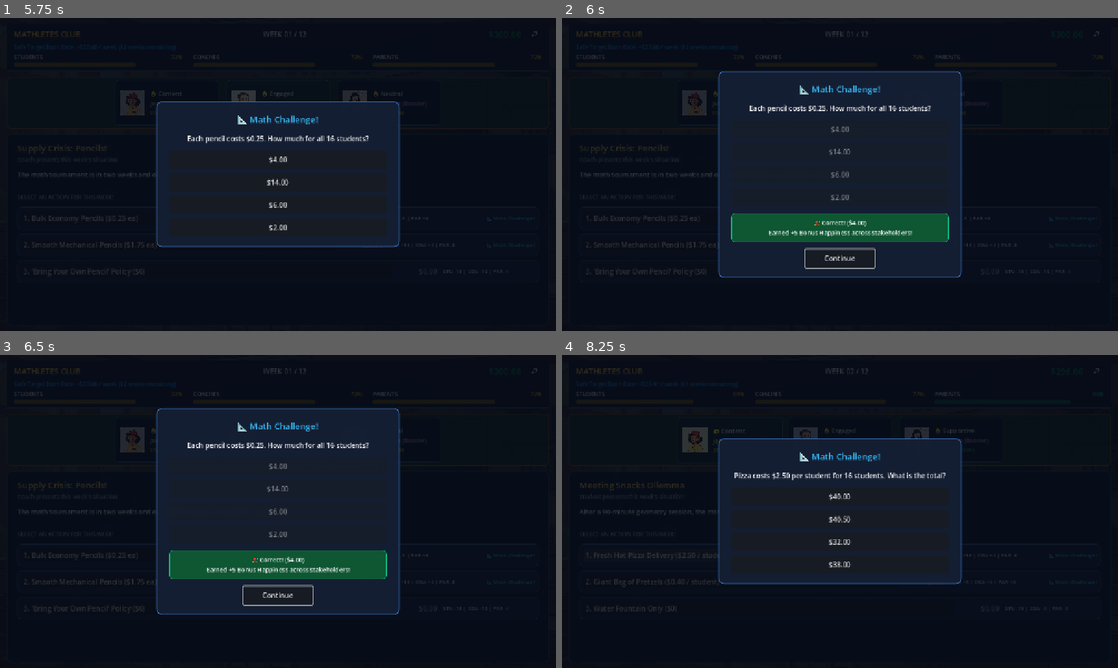
Above: before the commit, frames 1-4 (two rows, left to right).
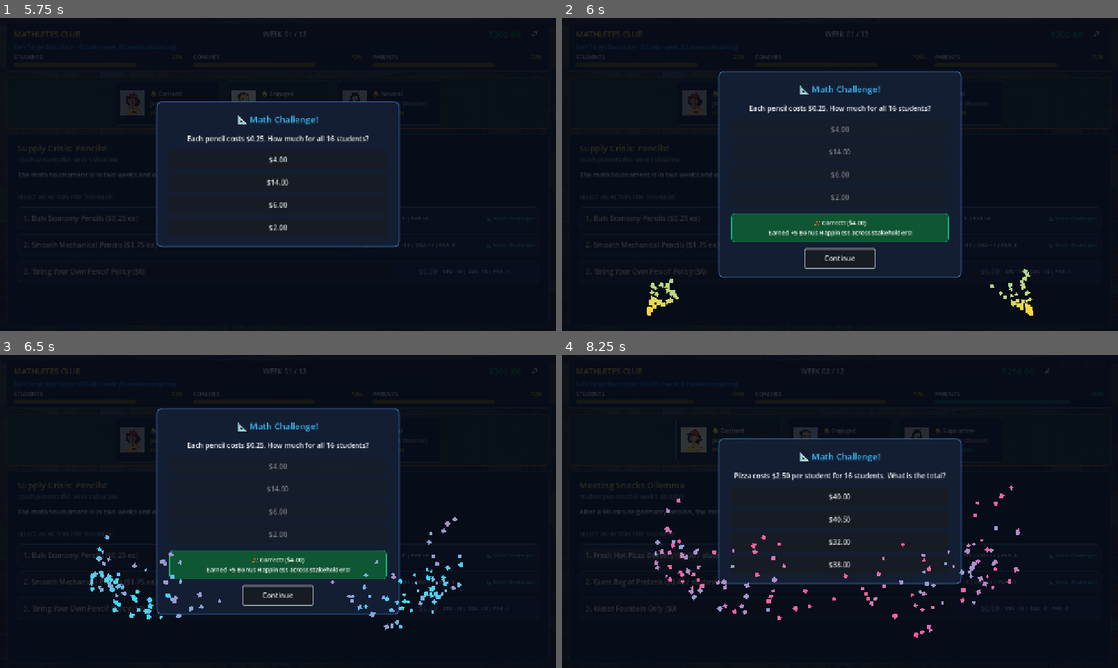
Above: after the commit, the same moments.

Repository: primarykeytech/club-budget-the-game-godot
Game: Godot game, scene res://scenes/main.tscn
Same seed, same stepped clock (60 frames per second), same inputs: the game is played once before the commit and once after it.
Inputs:
- Up to frame 1 (5.75 s): click "Start Club Season" at 0.5 s; click "Launch Season 🚀" at 1.25 s; click "🔊" at 2 s; click "🔇" at 2.75 s; click "1. Bulk Economy Pencils ($0.2…" at 3.5 s; click "2. Smooth Mechanical Pencils …" at 4.25 s; click "3. 'Bring Your Own Pencil' Po…" at 5 s
- Up to frame 2 (6 s): click "$4.00" at 5.75 s
- Up to frame 3 (6.5 s): no input
- Up to frame 4 (8.25 s): click "Continue" at 6.5 s; click "Advance to Next Week" at 7.25 s; click "1. Fresh Hot Pizza Delivery (…" at 8 s

Frame 1 is identical in both runs. In frame 2, 0.4% of the frame differs, in the area x 15-85%, y 80-96%; in frame 3, 1.0%; in frame 4, 1.2%, in the area x 16-97%, y 4-91%.

Commit message:
feat: complete Phase 4 - juice and polish (rolling counters, floating indicators, confetti cannons, modal bounce, screen shake)

Diff:
--- /dev/null
+++ b/scenes/ui/effects/confetti_burst.tscn
@@ -0,0 +1,46 @@
+[gd_scene load_steps=3 format=3 uid="uid://df7k4m9p2v1x3"]
+
+[ext_resource type="Script" path="res://scripts/ui/effects/confetti_burst.gd" id="1_confetti"]
+
+[sub_resource type="Gradient" id="Gradient_confetti"]
+offsets = PackedFloat32Array(0, 0.2, 0.4, 0.6, 0.8, 1)
+colors = PackedColorArray(1, 0.839216, 0.239216, 1, 0.239216, 0.839216, 1, 1, 1, 0.352941, 0.627451, 1, 0.352941, 0.901961, 0.470588, 1, 0.901961, 0.470588, 1, 1, 1, 0.941176, 0.588235, 0)
+
+[node name="ConfettiBurst" type="Node2D"]
+script = ExtResource("1_confetti")
+
+[node name="LeftParticles" type="CPUParticles2D" parent="."]
+position = Vector2(200, 680)
+emitting = false
+amount = 65
+lifetime = 2.2
+one_shot = true
+explosiveness = 0.85
+direction = Vector2(0.6, -1)
+spread = 28.0
+gravity = Vector2(0, 360)
+initial_velocity_min = 340.0
+initial_velocity_max = 580.0
+angular_velocity_min = -240.0
+angular_velocity_max = 240.0
+scale_amount_min = 6.0
+scale_amount_max = 11.0
+color_ramp = SubResource("Gradient_confetti")
+
+[node name="RightParticles" type="CPUParticles2D" parent="."]
+position = Vector2(1080, 680)
+emitting = false
+amount = 65
+lifetime = 2.2
+one_shot = true
+explosiveness = 0.85
+direction = Vector2(-0.6, -1)
+spread = 28.0
+gravity = Vector2(0, 360)
+initial_velocity_min = 340.0
+initial_velocity_max = 580.0
+angular_velocity_min = -240.0
+angular_velocity_max = 240.0
+scale_amount_min = 6.0
+scale_amount_max = 11.0
+color_ramp = SubResource("Gradient_confetti")
--- /dev/null
+++ b/scripts/ui/effects/confetti_burst.gd
@@ -0,0 +1,20 @@
+class_name ConfettiBurst
+extends Node2D
+
+@onready var left_particles: CPUParticles2D = $LeftParticles
+@onready var right_particles: CPUParticles2D = $RightParticles
+
+func _ready() -> void:
+	burst()
+
+func burst() -> void:
+	if left_particles:
+		left_particles.restart()
+		left_particles.emitting = true
+	if right_particles:
+		right_particles.restart()
+		right_particles.emitting = true
+
+	# Auto-free after particles fade
+	var timer := get_tree().create_timer(3.0)
+	timer.timeout.connect(queue_free)
--- /dev/null
+++ b/scripts/ui/effects/floating_indicator.gd
@@ -0,0 +1,19 @@
+class_name FloatingIndicator
+extends Label
+
+## Spawns an animated floating delta label that floats upward and fades out.
+static func spawn(parent: Node, text: String, color: Color, start_pos: Vector2, font_size: int = 16) -> FloatingIndicator:
+	var indicator := FloatingIndicator.new()
+	indicator.text = text
+	indicator.modulate = color
+	indicator.position = start_pos
+	indicator.add_theme_font_size_override("font_size", font_size)
+	indicator.mouse_filter = Control.MOUSE_FILTER_IGNORE
+	indicator.top_level = false
+	parent.add_child(indicator)
+
+	var tween := indicator.create_tween().set_parallel(true)
+	tween.tween_property(indicator, "position:y", start_pos.y - 36.0, 0.95).set_trans(Tween.TRANS_CUBIC).set_ease(Tween.EASE_OUT)
+	tween.tween_property(indicator, "modulate:a", 0.0, 0.85).set_delay(0.25)
+	tween.chain().tween_callback(indicator.queue_free)
+	return indicator
--- a/scripts/ui/game_controller.gd
+++ b/scripts/ui/game_controller.gd
@@ -73,10 +73,12 @@
 		var outcome := state.apply_event(event)
 		hud.update_hud(state)
 		stage_view.update_stage("Coach", state.happiness)
+		stage_view.show_morale_deltas(outcome["effects"])
 
 		var loss_check := state.check_immediate_loss()
 		if loss_check["lost"]:
 			_play_sfx("game_over")
+			_shake_gameplay_view(12.0)
 			end_game_modal.open_game_over(loss_check["reason"], state)
 			return
 
@@ -111,6 +113,7 @@
 		_play_sfx("correct")
 	else:
 		_play_sfx("alarm")
+		_shake_gameplay_view(5.0)
 	_resolve_choice(was_correct)
 
 func _resolve_choice(math_correct: Variant) -> void:
@@ -126,10 +129,12 @@
 
 	hud.update_hud(state)
 	stage_view.update_stage(pending_choice.reaction, state.happiness)
+	stage_view.show_morale_deltas(outcome["effects"])
 
 	var loss_check := state.check_immediate_loss()
 	if loss_check["lost"]:
 		_play_sfx("game_over")
+		_shake_gameplay_view(12.0)
 		end_game_modal.open_game_over(loss_check["reason"], state)
 		return
 
@@ -169,6 +174,16 @@
 	summary_modal.visible = false
 	end_game_modal.visible = false
 
+func _shake_gameplay_view(intensity: float = 6.0) -> void:
+	if not is_inside_tree() or not gameplay_view:
+		return
+	var orig_pos: Vector2 = gameplay_view.position
+	var tween := create_tween()
+	for i in range(4):
+		var offset := Vector2(randf_range(-intensity, intensity), randf_range(-intensity, intensity))
+		tween.tween_property(gameplay_view, "position", orig_pos + offset, 0.04)
+	tween.tween_property(gameplay_view, "position", orig_pos, 0.04)
+
 func _unhandled_input(event: InputEvent) -> void:
 	if not gameplay_view.visible:
 		return
--- a/scripts/ui/hud.gd
+++ b/scripts/ui/hud.gd
@@ -15,6 +15,9 @@
 
 @onready var parent_bar: ProgressBar = $VBox/MoraleRow/ParentCol/ParentBar
 @onready var parent_pct_label: Label = $VBox/MoraleRow/ParentCol/Header/ParentPctLabel
+
+var displayed_budget: float = -1.0
+var warning_tween: Tween = null
 
 func _ready() -> void:
 	mute_btn.pressed.connect(_on_mute_pressed)
@@ -38,14 +41,8 @@
 	club_name_label.text = state.club_name.to_upper()
 	week_label.text = "WEEK %02d / %02d" % [state.current_week, state.total_weeks]
 
-	# Budget display with formatting
-	budget_label.text = "$%.2f" % state.budget
-	if state.budget < 30.0:
-		budget_label.modulate = Color("#ef4444") # Red
-	elif state.budget < 100.0:
-		budget_label.modulate = Color("#f59e0b") # Amber
-	else:
-		budget_label.modulate = Color("#10b981") # Green
+	# Animate Rolling Budget Counter
+	_animate_budget(state.budget, state.last_transaction_delta, animated)
 
 	# Target Burn Rate or Danger Warning
 	var min_happiness: float = minf(
@@ -56,13 +53,17 @@
 	if min_happiness < 40.0:
 		burn_rate_label.text = "⚠️ CRITICAL MORALE DANGER: SCORE < 40% TRIGGERS LOSS!"
 		burn_rate_label.modulate = Color("#ef4444")
+		_pulse_warning()
 	elif min_happiness < 48.0:
 		burn_rate_label.text = "⚠️ MORALE WARNING: STAKEHOLDER MORALE NEARING DANGER ZONE (< 40%)"
 		burn_rate_label.modulate = Color("#f59e0b")
+		_stop_pulse_warning()
 	elif state.budget < 30.0:
 		burn_rate_label.text = "⚠️ LOW BUDGET WARNING: AVOID DEFICIT TO PREVENT BANKRUPTCY!"
 		burn_rate_label.modulate = Color("#ef4444")
+		_pulse_warning()
 	else:
+		_stop_pulse_warning()
 		var weeks_left: int = maxi(1, state.total_weeks - state.current_week + 1)
 		var safe_rate: float = state.budget / float(weeks_left)
 		burn_rate_label.text = "Safe Target Burn Rate: ~$%.2f / week (%d weeks remaining)" % [safe_rate, weeks_left]
@@ -72,6 +73,59 @@
 	_update_morale_gauge(student_bar, student_pct_label, float(state.happiness.get("students", 70.0)), animated)
 	_update_morale_gauge(coach_bar, coach_pct_label, float(state.happiness.get("coaches", 70.0)), animated)
 	_update_morale_gauge(parent_bar, parent_pct_label, float(state.happiness.get("parents", 70.0)), animated)
+
+func _animate_budget(target_budget: float, delta: float, animated: bool) -> void:
+	if displayed_budget < 0.0 or not animated or not is_inside_tree():
+		displayed_budget = target_budget
+		budget_label.text = "$%.2f" % target_budget
+		_set_budget_color(target_budget)
+		return
+
+	# Floating Delta Popup
+	if delta != 0.0:
+		var sign_str := "+" if delta > 0.0 else ""
+		var col := Color("#10b981") if delta > 0.0 else Color("#ef4444")
+		var popup_pos := Vector2(budget_label.position.x - 20, budget_label.position.y + 24)
+		FloatingIndicator.spawn(budget_label.get_parent(), "%s$%.2f" % [sign_str, delta], col, popup_pos, 15)
+
+		# Scale bounce
+		budget_label.pivot_offset = budget_label.size / 2.0
+		var scale_tween := create_tween()
+		scale_tween.tween_property(budget_label, "scale", Vector2(1.18, 1.18), 0.12).set_trans(Tween.TRANS_QUAD).set_ease(Tween.EASE_OUT)
+		scale_tween.tween_property(budget_label, "scale", Vector2(1.0, 1.0), 0.2).set_trans(Tween.TRANS_QUAD).set_ease(Tween.EASE_IN)
+
+	# Number roll tween
+	var roll_tween := create_tween()
+	roll_tween.tween_method(
+		func(val: float):
+			displayed_budget = val
+			budget_label.text = "$%.2f" % val
+			_set_budget_color(val),
+		displayed_budget,
+		target_budget,
+		0.45
+	).set_trans(Tween.TRANS_QUAD).set_ease(Tween.EASE_OUT)
+
+func _set_budget_color(val: float) -> void:
+	if val < 30.0:
+		budget_label.modulate = Color("#ef4444") # Red
+	elif val < 100.0:
+		budget_label.modulate = Color("#f59e0b") # Amber
+	else:
+		budget_label.modulate = Color("#10b981") # Green
+
+func _pulse_warning() -> void:
+	if warning_tween != null and warning_tween.is_valid():
+		return
+	warning_tween = create_tween().set_loops()
+	warning_tween.tween_property(burn_rate_label, "modulate:a", 0.35, 0.4)
+	warning_tween.tween_property(burn_rate_label, "modulate:a", 1.0, 0.4)
+
+func _stop_pulse_warning() -> void:
+	if warning_tween != null and warning_tween.is_valid():
+		warning_tween.kill()
+		warning_tween = null
+	burn_rate_label.modulate.a = 1.0
 
 func _update_morale_gauge(bar: ProgressBar, pct_label: Label, value: float, animated: bool) -> void:
 	var clamped_val: float = clampf(value, 0.0, 100.0)
--- a/scripts/ui/modals/end_game_modal.gd
+++ b/scripts/ui/modals/end_game_modal.gd
@@ -3,11 +3,14 @@
 
 signal restart_requested()
 
+@onready var card: PanelContainer = $Card
 @onready var icon_label: Label = $Card/VBox/IconLabel
 @onready var title_label: Label = $Card/VBox/TitleLabel
 @onready var message_label: Label = $Card/VBox/MessageLabel
 @onready var stats_label: Label = $Card/VBox/StatsBox/StatsLabel
 @onready var restart_btn: Button = $Card/VBox/RestartButton
+
+var confetti_scene: PackedScene = preload("res://scenes/ui/effects/confetti_burst.tscn")
 
 func _ready() -> void:
 	restart_btn.pressed.connect(_on_restart)
@@ -28,6 +31,7 @@
 	]
 
 	visible = true
+	_animate_open()
 	restart_btn.grab_focus()
 
 func open_victory(msg: String, state: ClubState) -> void:
@@ -45,7 +49,23 @@
 	]
 
 	visible = true
+	_animate_open()
+
+	# Big celebratory confetti burst
+	var confetti = confetti_scene.instantiate()
+	add_child(confetti)
+
 	restart_btn.grab_focus()
+
+func _animate_open() -> void:
+	if not is_inside_tree():
+		return
+	card.pivot_offset = card.size / 2.0
+	card.scale = Vector2(0.82, 0.82)
+	modulate.a = 0.0
+	var tween := create_tween().set_parallel(true)
+	tween.tween_property(self, "modulate:a", 1.0, 0.2)
+	tween.tween_property(card, "scale", Vector2(1.0, 1.0), 0.26).set_trans(Tween.TRANS_BACK).set_ease(Tween.EASE_OUT)
 
 func _on_restart() -> void:
 	visible = false
--- a/scripts/ui/modals/event_modal.gd
+++ b/scripts/ui/modals/event_modal.gd
@@ -3,6 +3,7 @@
 
 signal event_dismissed()
 
+@onready var card: PanelContainer = $Card
 @onready var title_label: Label = $Card/VBox/TitleLabel
 @onready var description_label: Label = $Card/VBox/DescriptionLabel
 @onready var cost_label: Label = $Card/VBox/ImpactRow/CostLabel
@@ -39,7 +40,18 @@
 		morale_label.text = "Morale shift: %s" % ", ".join(eff_parts)
 
 	visible = true
+	_animate_open()
 	dismiss_btn.grab_focus()
+
+func _animate_open() -> void:
+	if not is_inside_tree():
+		return
+	card.pivot_offset = card.size / 2.0
+	card.scale = Vector2(0.85, 0.85)
+	modulate.a = 0.0
+	var tween := create_tween().set_parallel(true)
+	tween.tween_property(self, "modulate:a", 1.0, 0.18)
+	tween.tween_property(card, "scale", Vector2(1.0, 1.0), 0.22).set_trans(Tween.TRANS_BACK).set_ease(Tween.EASE_OUT)
 
 func _on_dismiss() -> void:
 	visible = false
--- a/scripts/ui/modals/math_modal.gd
+++ b/scripts/ui/modals/math_modal.gd
@@ -3,12 +3,14 @@
 
 signal math_resolved(was_correct: bool)
 
+@onready var card: PanelContainer = $Card
 @onready var prompt_label: Label = $Card/VBox/PromptLabel
 @onready var options_container: VBoxContainer = $Card/VBox/OptionsContainer
 @onready var feedback_panel: PanelContainer = $Card/VBox/FeedbackPanel
 @onready var feedback_label: Label = $Card/VBox/FeedbackPanel/FeedbackLabel
 @onready var continue_btn: Button = $Card/VBox/ContinueButton
 
+var confetti_scene: PackedScene = preload("res://scenes/ui/effects/confetti_burst.tscn")
 var current_challenge: MathChallenge = null
 var answered: bool = false
 var is_correct: bool = false
@@ -42,6 +44,17 @@
 		options_container.add_child(btn)
 
 	visible = true
+	_animate_open()
+
+func _animate_open() -> void:
+	if not is_inside_tree():
+		return
+	card.pivot_offset = card.size / 2.0
+	card.scale = Vector2(0.85, 0.85)
+	modulate.a = 0.0
+	var tween := create_tween().set_parallel(true)
+	tween.tween_property(self, "modulate:a", 1.0, 0.18)
+	tween.tween_property(card, "scale", Vector2(1.0, 1.0), 0.22).set_trans(Tween.TRANS_BACK).set_ease(Tween.EASE_OUT)
 
 func _on_option_chosen(chosen_val: float) -> void:
 	if answered:
@@ -63,6 +76,9 @@
 		feedback_label.text = "🎉 Correct! (%s%.2f)\nEarned +%d Bonus Happiness across stakeholders!" % [
 			current_challenge.unit, current_challenge.answer, current_challenge.bonus_happiness
 		]
+		# Spawn celebratory confetti
+		var confetti = confetti_scene.instantiate()
+		add_child(confetti)
 	else:
 		style.bg_color = Color(0.40, 0.12, 0.12, 0.95)
 		style.border_color = Color("#ef4444")
--- a/scripts/ui/modals/summary_modal.gd
+++ b/scripts/ui/modals/summary_modal.gd
@@ -3,6 +3,7 @@
 
 signal summary_dismissed()
 
+@onready var card: PanelContainer = $Card
 @onready var reaction_label: Label = $Card/VBox/ReactionLabel
 @onready var budget_delta_label: Label = $Card/VBox/StatsBox/VBox/BudgetDeltaLabel
 @onready var morale_delta_label: Label = $Card/VBox/StatsBox/VBox/MoraleDeltaLabel
@@ -36,7 +37,18 @@
 		morale_delta_label.text = "Morale Shifts: %s" % ", ".join(eff_parts)
 
 	visible = true
+	_animate_open()
 	proceed_btn.grab_focus()
+
+func _animate_open() -> void:
+	if not is_inside_tree():
+		return
+	card.pivot_offset = card.size / 2.0
+	card.scale = Vector2(0.85, 0.85)
+	modulate.a = 0.0
+	var tween := create_tween().set_parallel(true)
+	tween.tween_property(self, "modulate:a", 1.0, 0.18)
+	tween.tween_property(card, "scale", Vector2(1.0, 1.0), 0.22).set_trans(Tween.TRANS_BACK).set_ease(Tween.EASE_OUT)
 
 func _on_proceed() -> void:
 	visible = false
--- a/scripts/ui/stage_view.gd
+++ b/scripts/ui/stage_view.gd
@@ -29,7 +29,28 @@
 	_update_card_mood(coach_mood_label, coach_avatar, float(happiness_dict.get("coaches", 70.0)), ["😄 Confident", "🙂 Engaged", "😓 Burnt Out", "😫 Resigned"])
 	_update_card_mood(parent_mood_label, parent_avatar, float(happiness_dict.get("parents", 70.0)), ["😊 Supportive", "🙂 Neutral", "🤨 Concerned", "😡 Boycott"])
 
+func show_morale_deltas(effects: Dictionary) -> void:
+	_trigger_delta(student_card, int(effects.get("students", 0)))
+	_trigger_delta(coach_card, int(effects.get("coaches", 0)))
+	_trigger_delta(parent_card, int(effects.get("parents", 0)))
+
+func _trigger_delta(card: PanelContainer, delta: int) -> void:
+	if delta == 0:
+		return
+
+	var sign_str := "+" if delta > 0 else ""
+	var col := Color("#10b981") if delta > 0 else Color("#ef4444")
+	var pos := Vector2(card.size.x / 2.0 - 15.0, 10.0)
+	FloatingIndicator.spawn(card, "%s%d%%" % [sign_str, delta], col, pos, 17)
+
+	# Card bounce animation
+	card.pivot_offset = card.size / 2.0
+	var tween := create_tween()
+	tween.tween_property(card, "scale", Vector2(1.06, 1.06), 0.12).set_trans(Tween.TRANS_QUAD).set_ease(Tween.EASE_OUT)
+	tween.tween_property(card, "scale", Vector2(1.0, 1.0), 0.22).set_trans(Tween.TRANS_QUAD).set_ease(Tween.EASE_IN)
+
 func _set_speaker_highlight(card: PanelContainer, is_speaking: bool) -> void:
+	card.pivot_offset = card.size / 2.0
 	if is_speaking:
 		card.modulate = Color(1.2, 1.2, 1.0, 1.0) # Subtle glow
 		card.scale = Vector2(1.02, 1.02)
Not shown, added: scripts/ui/effects/confetti_burst.gd.uid
Not shown, added: scripts/ui/effects/floating_indicator.gd.uid
Not shown, changed: README.md
